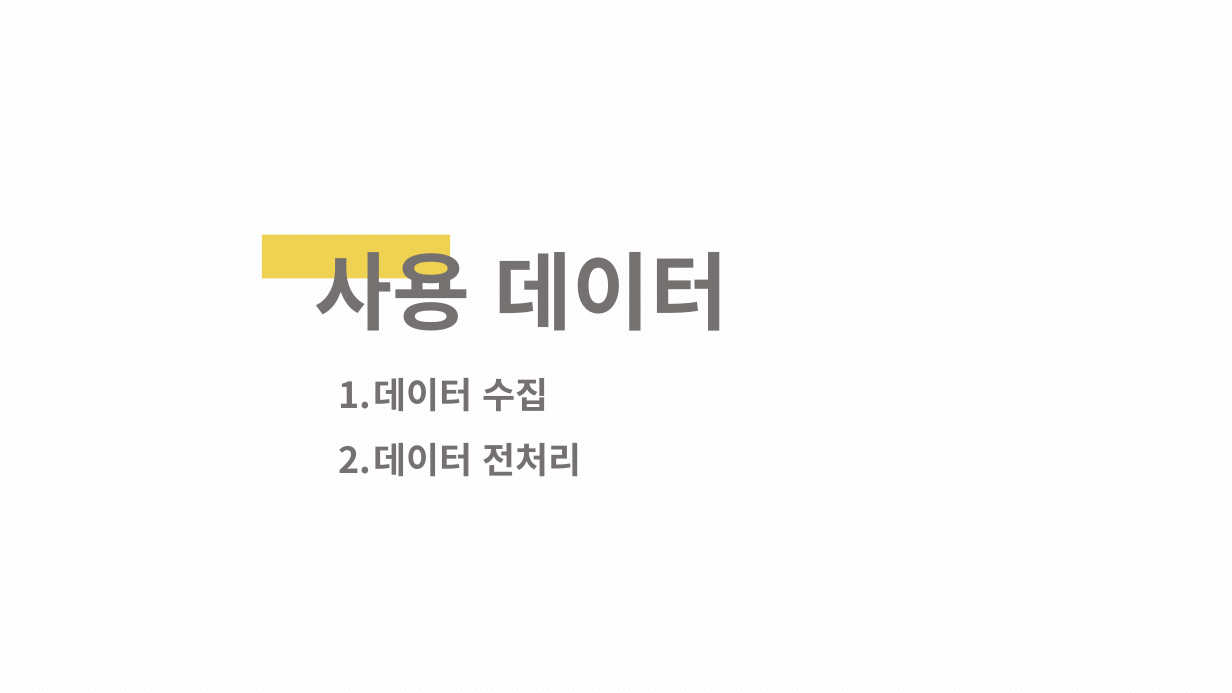
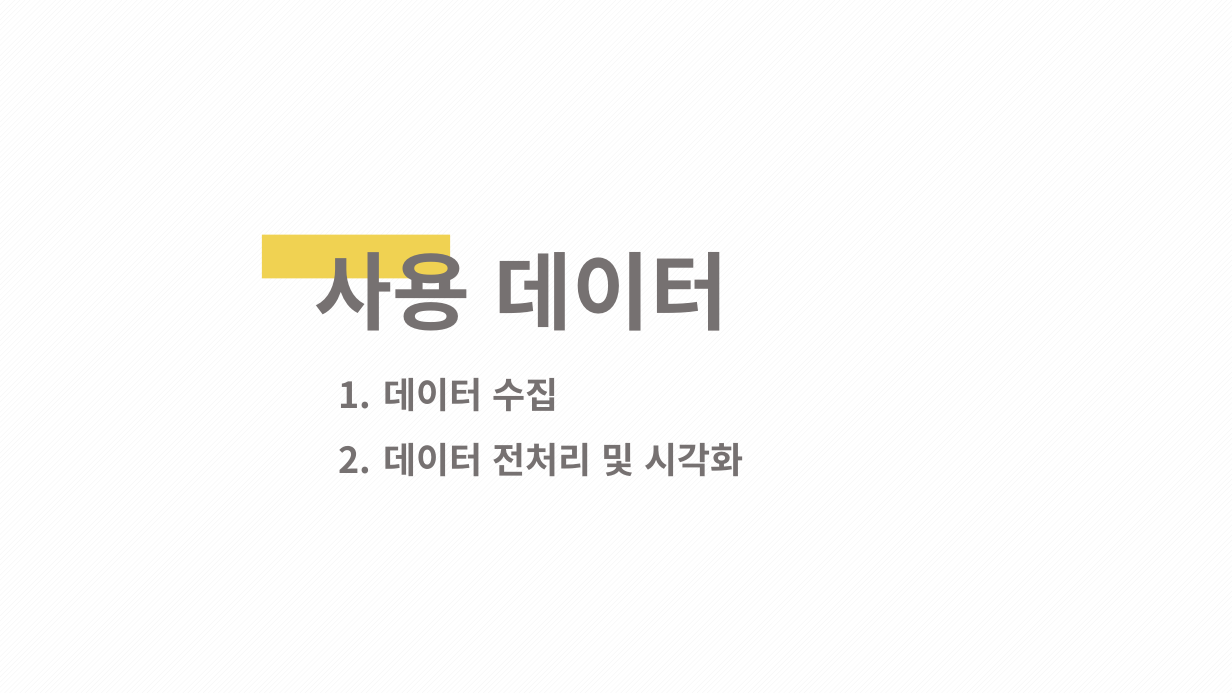
Before and after one commit to 1team-CapstonDesign1/weekly_Report, a slide deck: slide 10 of Week_11/1조_11주차_cd_발표PPT.pptx. Drawn at 1232x693 pixels with LibreOffice and Linux fonts; fonts in the diff are those of the drawing. Boxes give left, top, right and bottom in pixels: in the first picture for what was removed or moved away, otherwise in the second. Text is boxed around its words. In the diff, an @@ line names an element or a change of style, - is before the commit and + after.

```diff
--- a/Week_11/1조_11주차_cd_발표PPT.pptx
+++ b/Week_11/1조_11주차_cd_발표PPT.pptx
@@ text at (x1=383, y1=443, x2=743, y2=476): text changed @@
-2. 데이터 전처리
+2. 데이터 전처리 및 시각화
```
Also in this commit, not shown: 21 other slides changed, 3 slides added, 1 slide removed.
